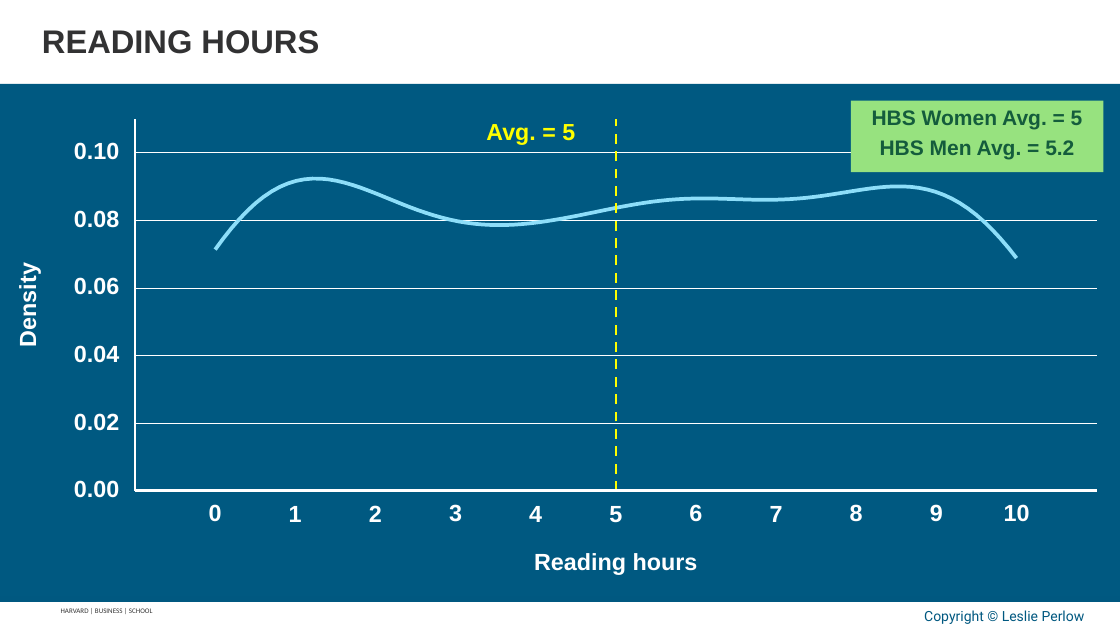
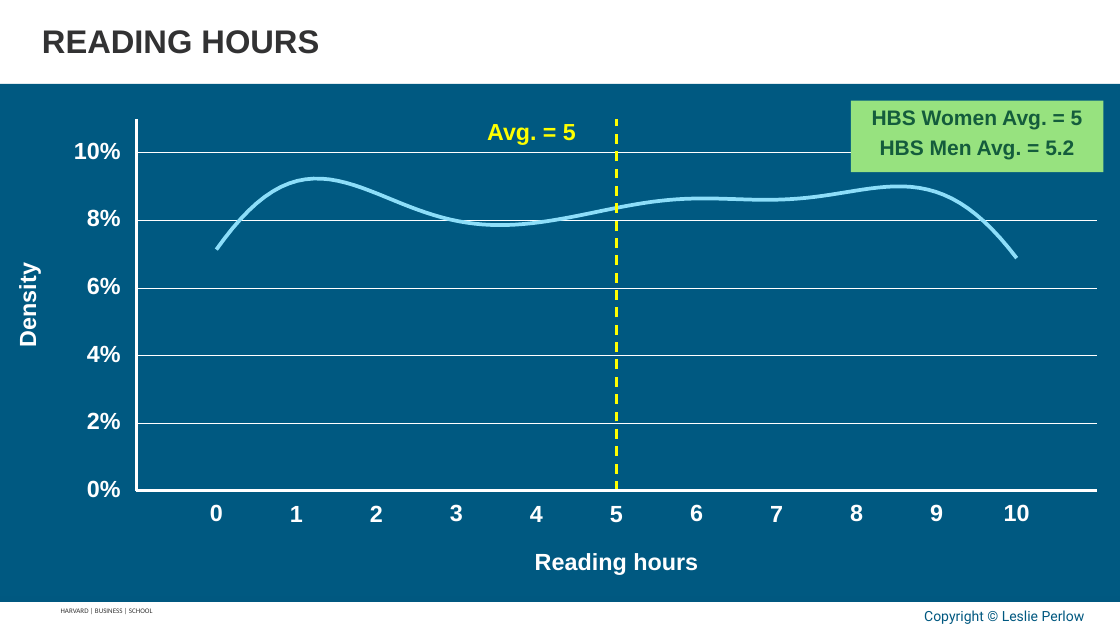
Before and after one commit to APPLITICS/lifematrix-deck-automation, a slide deck: slide 13 of outputs/generated_slides.pptx. Drawn at 1120x630 pixels with LibreOffice and Linux fonts; fonts in the diff are those of the drawing; background and template pictures are left out. Boxes give left, top, right and bottom in pixels: in the first picture for what was removed or moved away, otherwise in the second. Text is boxed around its words. In the diff, an @@ line names an element or a change of style, - is before the commit and + after.

```diff
--- a/outputs/generated_slides.pptx
+++ b/outputs/generated_slides.pptx
@@ text at [74, 142, 121, 160]: text changed @@
-0.10
+10%
@@ outline redrawn in 7 elements at [136, 423, 1096, 423], [136, 355, 1096, 355], [136, 288, 1096, 288], [136, 220, 1096, 220], [136, 153, 1096, 153], [136, 119, 136, 492], [217, 179, 1017, 259] @@
@@ group added at [87, 209, 121, 429]: 4 texts @@
+2%
+4%
+6%
+8%
@@ group removed at [74, 210, 119, 431]: 4 texts @@
-0.02
-0.04
-0.06
-0.08
@@ text at [87, 480, 121, 498]: text changed @@
-0.00
+0%
```
Also in this commit, not shown: 19 other slides changed, 4 other files.
